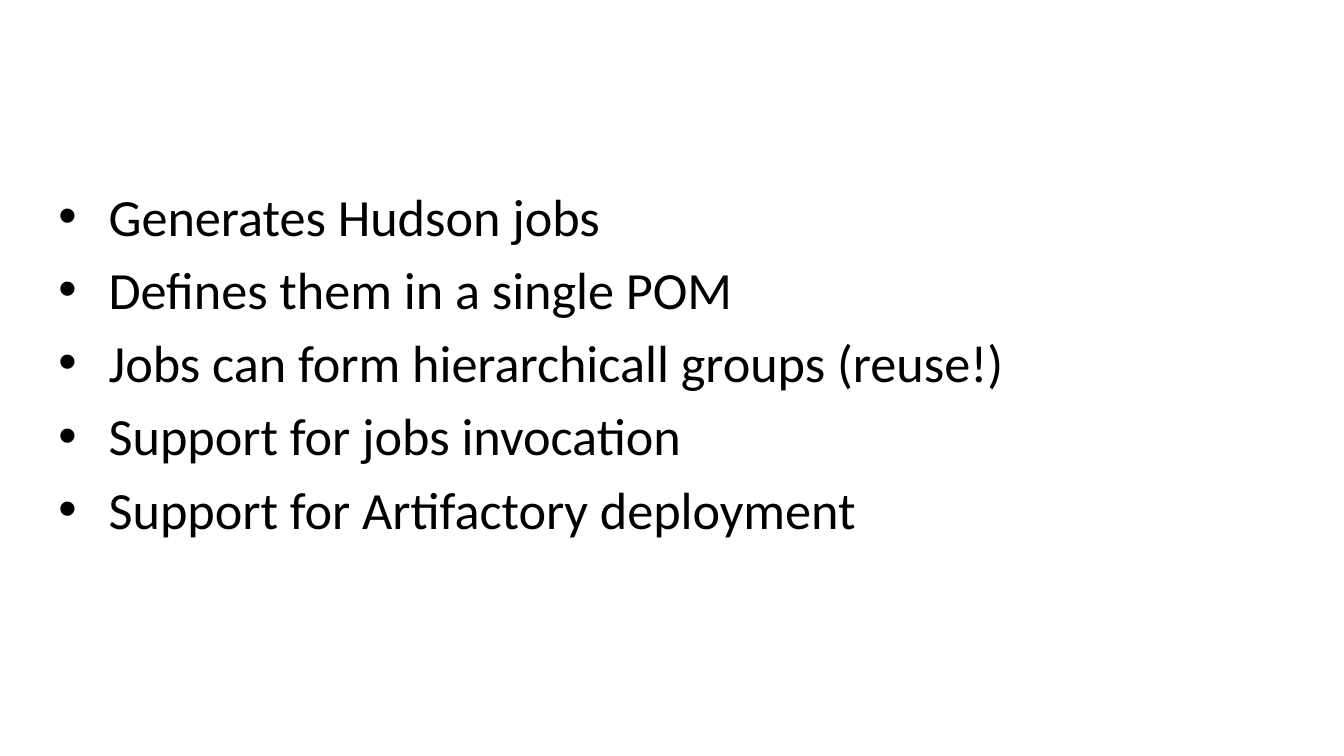
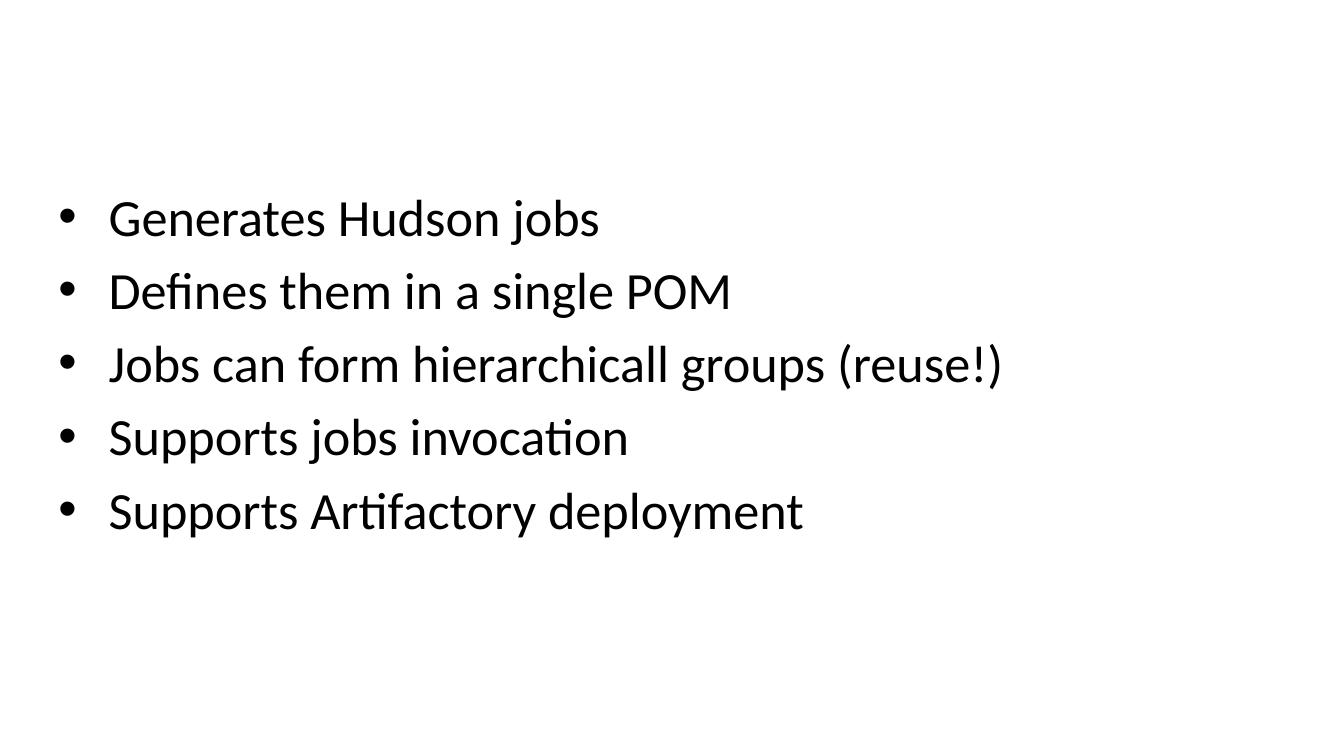
Before and after one commit to evgeny-goldin/maven-plugins, a slide deck: slide 56 of maven-plugins.pptx. Drawn at 1344x756 pixels with LibreOffice and Linux fonts; fonts in the diff are those of the drawing; background and template pictures are left out. Boxes give left, top, right and bottom in pixels: in the first picture for what was removed or moved away, otherwise in the second. Text is boxed around its words. In the diff, an @@ line names an element or a change of style, - is before the commit and + after.

```diff
--- a/maven-plugins.pptx
+++ b/maven-plugins.pptx
@@ text at (109,418,804,538): text changed @@
-• Support for jobs invocation
-• Support for Artifactory deployment
+• Supports jobs invocation
+• Supports Artifactory deployment
```
Also in this commit, not shown: 9 other slides changed, 12 slides added, 1 slide removed.
